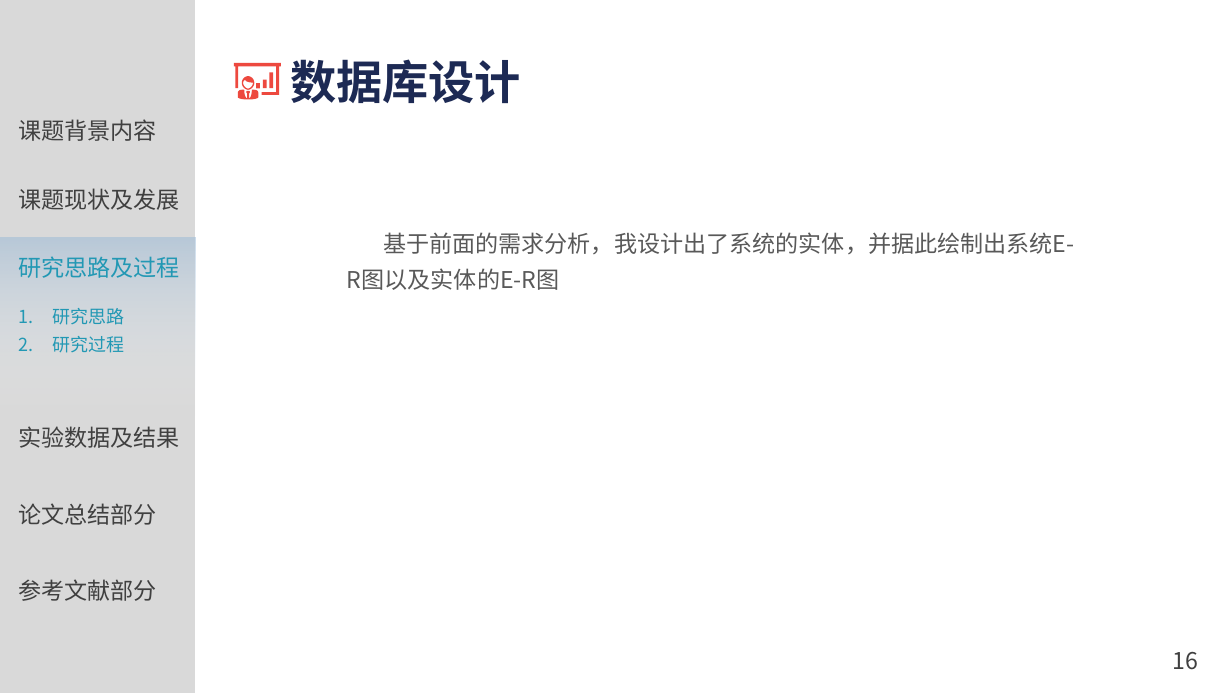
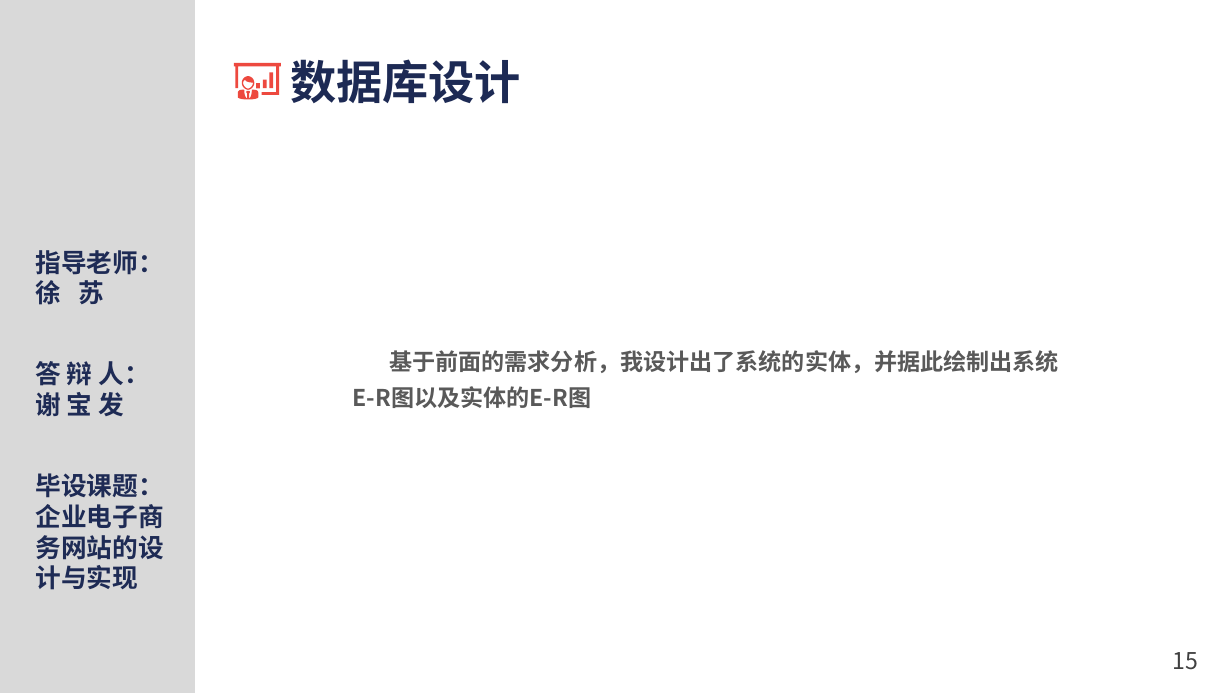
Before and after one commit to XBF2016/myWebsit, a slide deck: slide 15 of WebRoot/uploadfile/答辩PPT.pptx (slide 16 before the commit). Drawn at 1232x693 pixels with LibreOffice and Linux fonts; fonts in the diff are those of the drawing; background and template pictures are left out. Boxes give left, top, right and bottom in pixels: in the first picture for what was removed or moved away, otherwise in the second. Text is boxed around its words. In the diff, an @@ line names an element or a change of style, - is before the commit and + after.

Commit message:
答辩PPT完稿，论文终稿

```diff
--- a/WebRoot/uploadfile/答辩PPT.pptx
+++ b/WebRoot/uploadfile/答辩PPT.pptx
@@ text removed at <box>18,119,157,141</box> @@
-课题背景内容
@@ text removed at <box>18,188,180,210</box> @@
-课题现状及发展
@@ rectangle removed at <box>0,238,195,416</box> @@
@@ text removed at <box>18,256,180,278</box> @@
-研究思路及过程
@@ text added at <box>35,250,163,305</box>, 20 pt, text #1E2B55, bold @@
+指导老师：
+徐 苏
@@ text removed at <box>53,308,125,353</box> @@
-1. 研究思路
-2. 研究过程
@@ text "基于前面的需求分析，我设计出了系统的实体，并据此绘制出系统E-R图以及实体的E-R图": place and size @@
-text "基于前面的需求分析，我设计出了系统的实体，并据此绘制出系统E-R图以及实体的E-R图" at <box>347,232,1075,290</box>
+text "基于前面的需求分析，我设计出了系统的实体，并据此绘制出系统E-R图以及实体的E-R图" at <box>352,350,1059,408</box>
@@ text "基于前面的需求分析，我设计出了系统的实体，并据此绘制出系统E-R图以及实体的E-R图" at <box>352,350,1059,408</box>: bold on @@
@@ text added at <box>35,361,149,416</box>, 20 pt, text #1E2B55, bold @@
+答 辩 人：
+谢 宝 发
@@ text removed at <box>18,426,180,448</box> @@
-实验数据及结果
@@ text added at <box>35,473,163,590</box>, 20 pt, text #1E2B55, bold @@
+毕设课题：
+企业电子商务网站的设计与实现
@@ text removed at <box>18,503,157,525</box> @@
-论文总结部分
@@ text removed at <box>18,579,157,601</box> @@
-参考文献部分
@@ page number at <box>1173,652,1199,670</box>: text changed @@
-16
+15
```
Also in this commit, not shown: 27 other slides changed, 3 slides added, 12 slides removed, 3 other files.
